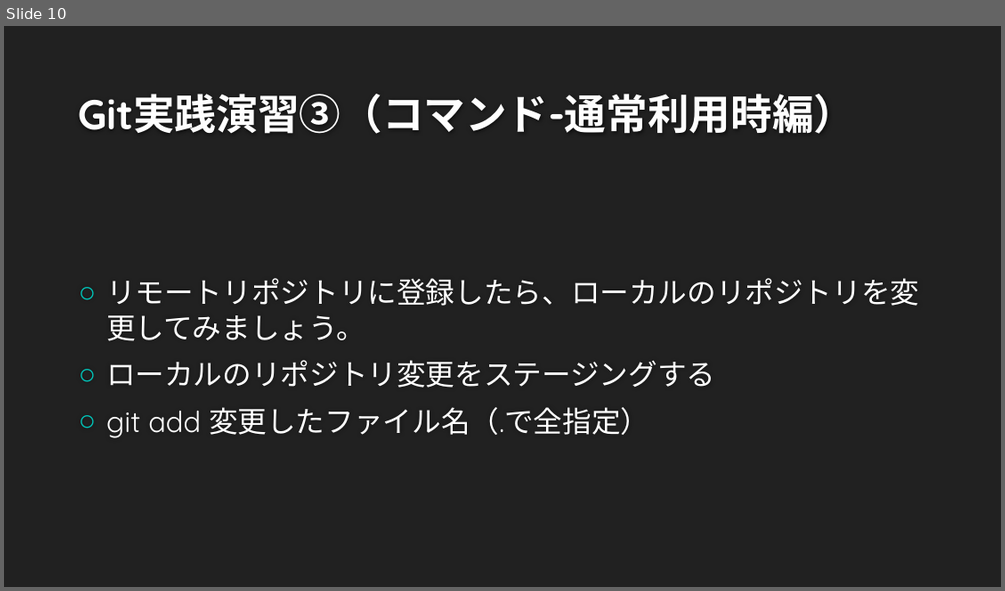
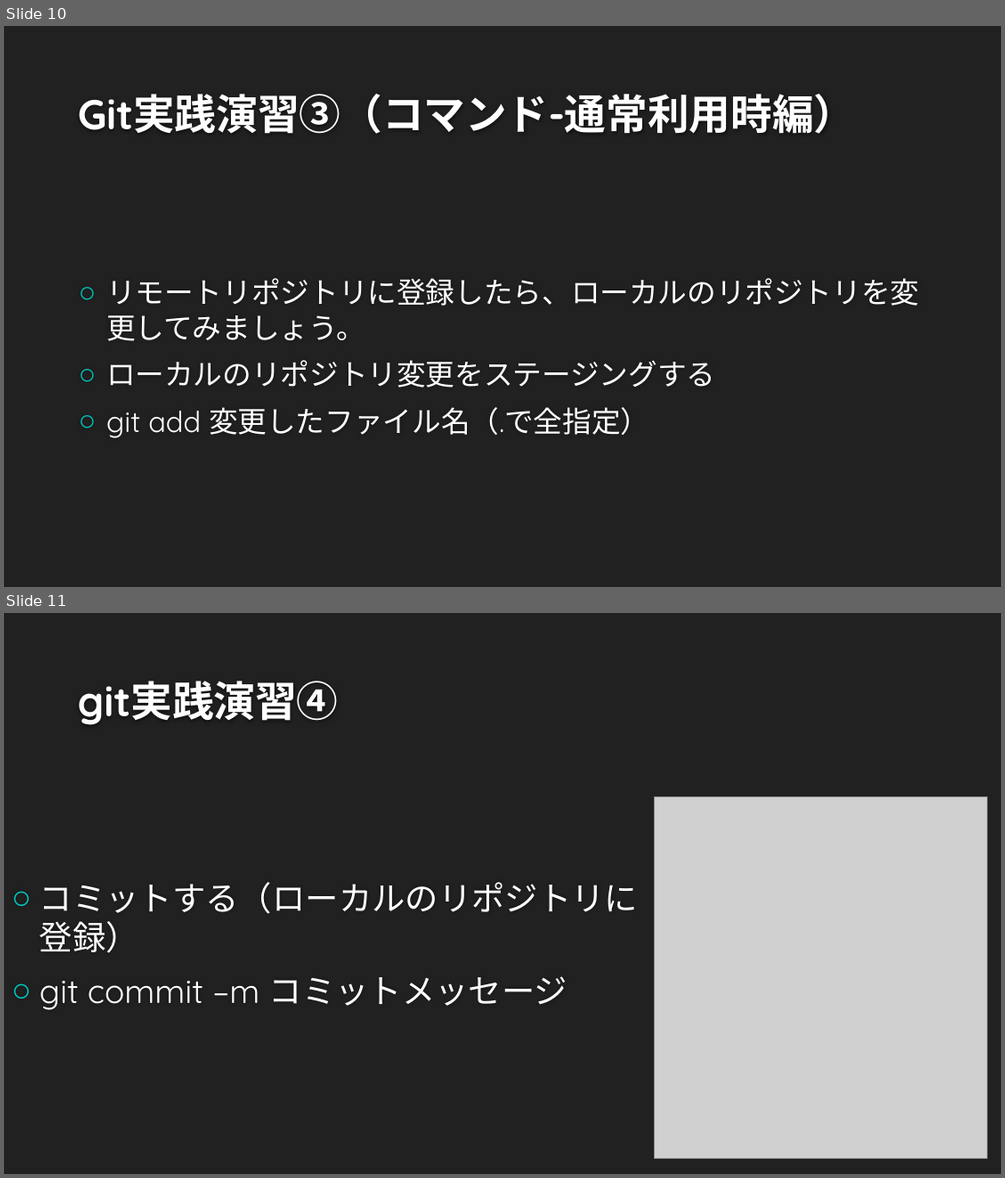
Before and after one commit to tech201823/techclub, a slide deck: git_using.pptx. Shown one above the other, each under a label of ours: slide 10 before the commit, slides 10 and 11 after it. The pictures are 1005x591 and 1005x1178 pixels, drawn with LibreOffice and Linux fonts; fonts in the diff are those of the drawing; grey boxes stand for pictures; background and template pictures are left out. Boxes give left, top, right and bottom in pixels: in the first picture for what was removed or moved away, otherwise in the second. Text is boxed around its words. In the diff, an @@ line names an element or a change of style, - is before the commit and + after.

```diff
--- a/git_using.pptx
+++ b/git_using.pptx
@@ slide 11 added at <box>4,613,1001,1174</box>, background #212121 @@
@@ title added at <box>78,681,339,725</box>, 40 pt, text #FEFEFE, bold @@
+git実践演習④
@@ picture added at <box>655,797,987,1159</box> @@
@@ text added at <box>40,882,638,1010</box>, 32 pt, text #FFFFFF @@
+○ コミットする（ローカルのリポジトリに登録）
+○ git commit –m コミットメッセージ
```
Also in this commit, not shown: 3 slides changed, 1 other slide added, 1 slide removed, 1 other file.
